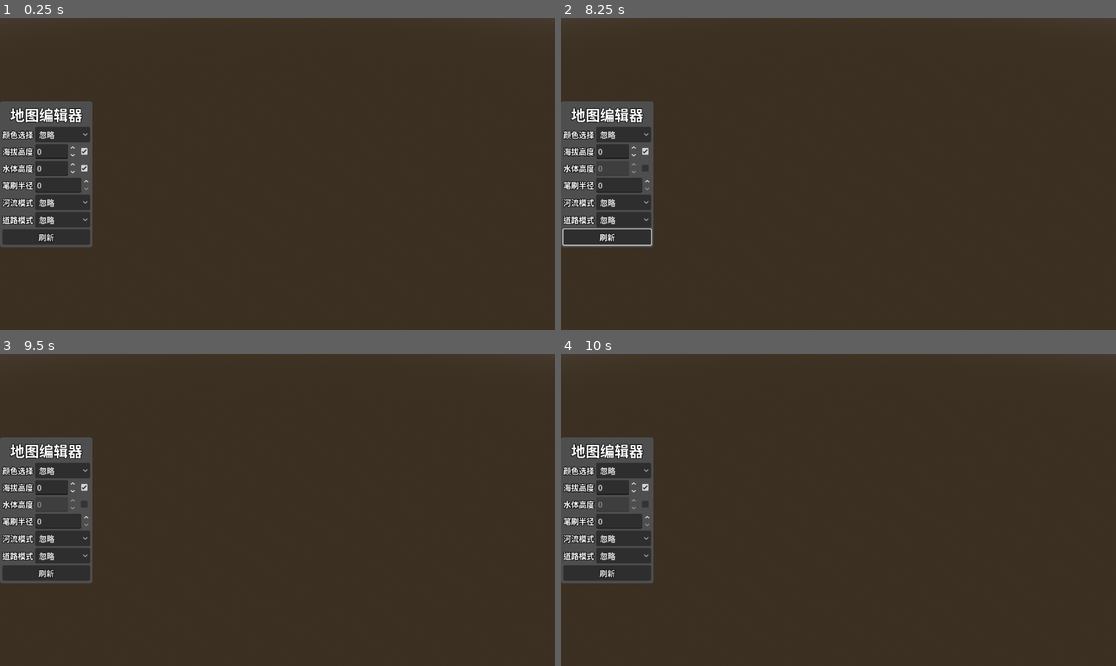
Above: before the commit, frames 1-4 (two rows, left to right).
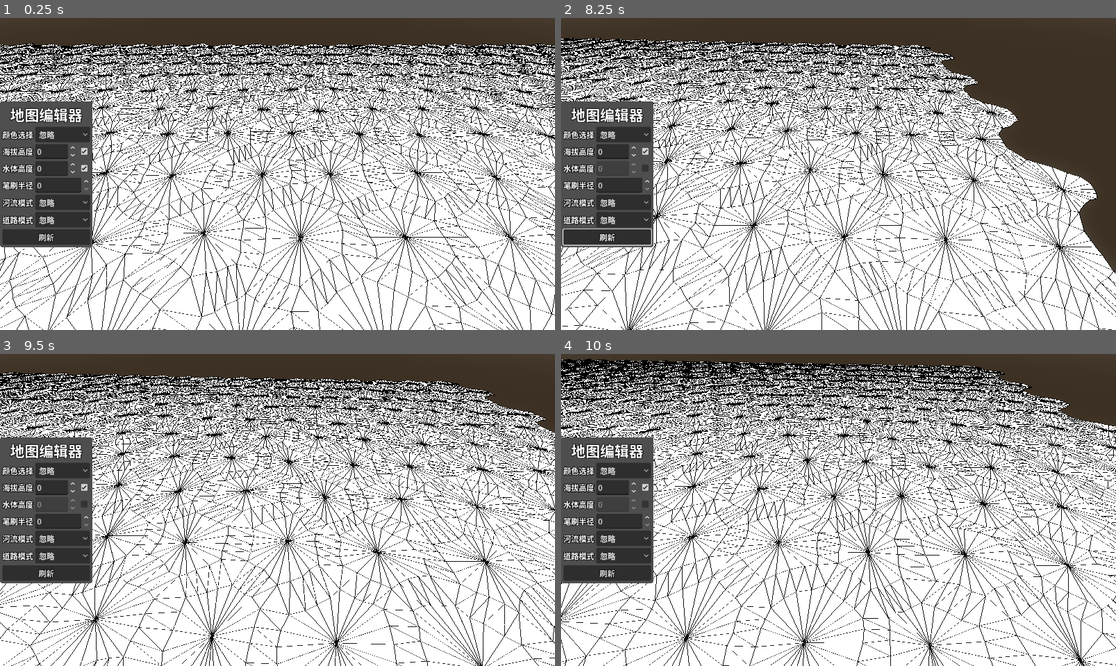
Above: after the commit, the same moments.

Repository: LiGameAcademy/godot_hex_map
Game: Godot game, scene res://scenes/main.tscn
Same seed, same stepped clock (60 frames per second), same inputs: the game is played once before the commit and once after it.
Inputs (mouse positions are in pixels of both pictures, inside the frame that each line leads up to):
- Up to frame 1 (0.25 s): no input
- Up to frame 2 (8.25 s): click "忽略" at 0.5 s; click (644, 152) at 1.25 s; click (644, 167) at 2 s; click "忽略" at 2.75 s; click "忽略" at 3.5 s; click "刷新" at 4.25 s; tap Enter at 5, 8 s; move the mouse to (960, 158) at 5.02 s; hold Right (ui_right) 5.03-5.75 s; tap 1 at 5.1 s; click (960, 158) at 5.17 s; drag from (727, 189) to (810, 236) at 5.77 s; tap Space at 6.5 s; move the mouse to (894, 105) at 6.52 s; hold Right (ui_right) 6.53-7.25 s; tap 3 at 6.6 s; drag from (810, 236) to (672, 127) at 7.27 s; move the mouse to (1005, 220) at 8.02 s; hold Left (ui_left) from 8.03 s (still down); tap E at 8.1 s
- Up to frame 3 (9.5 s): release Left (ui_left) at 8.75 s; drag from (111, 463) to (194, 432) at 8.77 s
- Up to frame 4 (10 s): tap Space at 9.5 s; move the mouse to (866, 510) at 9.52 s; hold Down (ui_down) from 9.53 s (still down); tap 2 at 9.6 s; click (866, 510) at 9.67 s

The runs differ from the first frame. In frame 1, 84% of the frame differs, in the area x 0-100%, y 8-100%; in frame 2, 73%; in frame 3, 83%; in frame 4, 87%, in the area x 0-100%, y 1-100%.

Commit message:
29-水下河流：河床潜入与瀑布衔接

Diff:
--- a/prefabs/hex_grid_chunk.gd
+++ b/prefabs/hex_grid_chunk.gd
@@ -114,9 +114,15 @@
 	if cell.has_river_through_edge(dir_index):
 		edge[2].y = cell.stream_bed_y
 		edge2[2].y = neighbor.stream_bed_y
-		# 河流网格
-		var reversed: bool = cell.has_incoming_river and cell.incoming_river == (dir_index as HexCell.HexDirection)
-		_triangulate_river_quad([edge[1], edge[3], edge2[1], edge2[3]], cell.river_surface_y, neighbor.river_surface_y, 0.8, reversed)
+		if not cell.is_underwater:
+			if not neighbor.is_underwater:
+				# 河流网格
+				var reversed: bool = cell.has_incoming_river and cell.incoming_river == (dir_index as HexCell.HexDirection)
+				_triangulate_river_quad([edge[1], edge[3], edge2[1], edge2[3]], cell.river_surface_y, neighbor.river_surface_y, 0.8, reversed)
+			else:
+				_triangulate_waterfall_in_water([edge[1], edge[3], edge2[1], edge2[3]], cell.river_surface_y, neighbor.river_surface_y, neighbor.water_surface_y)
+		elif not neighbor.is_underwater and neighbor.elevation > cell.water_level:
+			_triangulate_waterfall_in_water([edge2[1], edge2[3], edge[1], edge[3]], neighbor.river_surface_y, cell.river_surface_y, cell.water_surface_y)
 
 	var has_road := cell.has_road_through_edge(dir_index as HexCell.HexDirection)
 	if cell.get_edge_type(dir_index as HexCell.HexDirection) == HexMetrics.HexEdgeType.SLOPE:
@@ -290,6 +296,9 @@
 	_terrain_mesh.add_quad([center_left, center, ms[1], ms[2]], [cell.color, cell.color, cell.color, cell.color])
 	_terrain_mesh.add_quad([center, center_right, ms[2], ms[3]], [cell.color, cell.color, cell.color, cell.color])
 
+	if cell.is_underwater:
+		return
+
 	var reversed: bool = cell.incoming_river == direction
 	_triangulate_river_quad([center_left, center_right, ms[1], ms[3]], cell.river_surface_y, cell.river_surface_y, 0.4, reversed)
 	_triangulate_river_quad([ms[1], ms[3], edge[1], edge[3]], cell.river_surface_y, cell.river_surface_y, 0.6, reversed)
@@ -299,6 +308,9 @@
 	ms[2].y = edge[2].y
 	_triangulate_strip(ms, edge, cell.color, cell.color)
 	_triangulate_fan(center, ms, cell.color)
+
+	if cell.is_underwater:
+		return
 
 	var reversed: bool = cell.has_incoming_river
 	_triangulate_river_quad([ms[1], ms[3], edge[1], edge[3]], cell.river_surface_y, cell.river_surface_y, 0.6, reversed)
@@ -494,13 +506,34 @@
 	var prev_direction := cell.previous_direction(direction)
 	var v3 := next_neighbor.position + (HexMetrics.get_first_water_corner(prev_direction) if next_neighbor.is_underwater else HexMetrics.get_first_solid_corner(prev_direction))
 	v3.y = center.y
-	#var next_bridge := HexMetrics.get_water_bridge(next_direction)
 	var triangle_uvs : PackedVector2Array = [
 		Vector2(0.0, 0.0),
 		Vector2(0.0, 1.0),
 		Vector2(0.0, 0.0 if next_neighbor.is_underwater else 1.0),
 	]
 	_water_shore_mesh.add_triangle_uv([edge[4], edge2[4], v3], triangle_uvs)
+
+func _triangulate_waterfall_in_water(vertices: PackedVector3Array, y1: float, y2: float, water_y: float) -> void:
+	var vs : PackedVector3Array
+	for i in vertices.size():
+		var v = vertices[i]
+		v.y = y1 if i <= 1 else y2
+		vs.append(v)
+
+	# 1. 明确语义地提取四个点
+	var v_tl = HexMetrics.perturb(vs[0]) # 左上
+	var v_tr = HexMetrics.perturb(vs[1]) # 右上
+	var v_bl = HexMetrics.perturb(vs[2]) # 左下
+	var v_br = HexMetrics.perturb(vs[3]) # 右下
+
+	var t : float = clamp((water_y - y2) / (y1 - y2), 0.0, 1.0)
+
+	# 2. 垂直向上平滑移动（左边对左边，右边对右边）
+	v_bl = v_bl.lerp(v_tl, t)
+	v_br = v_br.lerp(v_tr, t)
+
+	# 3. 提交四边形时，必须严格遵守环形周长顺序：[左上, 右上, 右下, 左下]
+	_river_mesh.add_quad_uv_rect([v_tl, v_tr, v_bl, v_br], [0.0, 1.0, 0.8, 1.0], false)
 
 func _triangulate_fan(center: Vector3, edge: PackedVector3Array, color: Color) -> void:
 	var colors := [color, color, color]
--- a/prefabs/hex_grid_chunk.tscn
+++ b/prefabs/hex_grid_chunk.tscn
@@ -12,7 +12,6 @@
 
 [node name="TerrainMesh" parent="." unique_id=1783659955 instance=ExtResource("2_p6i6p")]
 unique_name_in_owner = true
-visible = false
 
 [node name="RiverMesh" parent="." unique_id=1661439844 instance=ExtResource("2_p6i6p")]
 unique_name_in_owner = true
--- a/resources/materials/river_shader_material.tres
+++ b/resources/materials/river_shader_material.tres
@@ -15,7 +15,7 @@
 seamless = true
 
 [resource]
-render_priority = 0
+render_priority = 1
 shader = ExtResource("1_dorey")
 shader_parameter/_main_tex = SubResource("NoiseTexture2D_ghcn0")
 shader_parameter/_color = Color(0.2, 0.4, 0.9, 0.6)
--- a/ui/hex_map_editor_panel.gd
+++ b/ui/hex_map_editor_panel.gd
@@ -55,7 +55,7 @@
 	)
 	check_box_elevation.toggled.connect(
 		func(toggled_on: bool) -> void:
-			editor.set_disable_elevation(toggled_on)
+			editor.set_disable_elevation(not toggled_on)
 			spin_box_elevation.editable = toggled_on
 	)
 	spin_box_water.value_changed.connect(
@@ -64,7 +64,7 @@
 	)
 	check_box_water.toggled.connect(
 		func(toggled_on: bool) -> void:
-			editor.set_disable_water_level(toggled_on)
+			editor.set_disable_water_level(not toggled_on)
 			spin_box_water.editable = toggled_on
 	)
 	spin_box_brush_size.value_changed.connect(
Not shown, changed: resources/shaders/water_math.gdshaderinc
